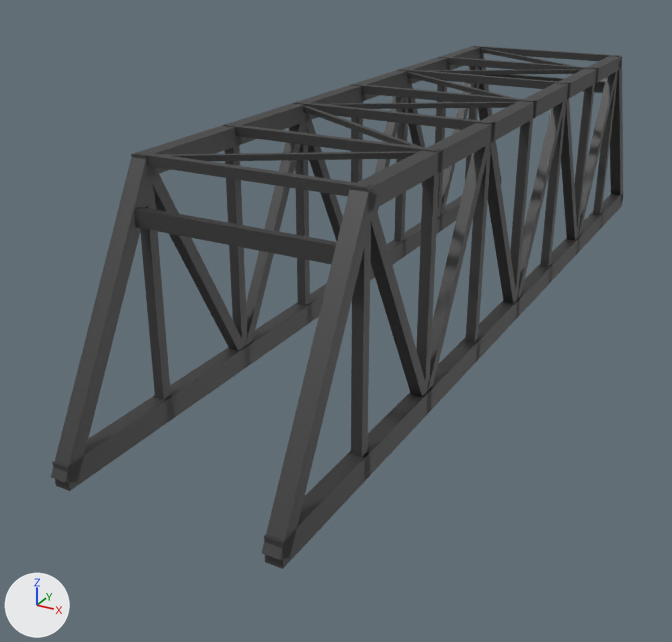
A saved change to the FBX model unity/Assets/Models/Paths/p413/1/span.fbx.
Camera for both pictures: a 50 mm lens placed at (15.9, -38.1, 16.5), pointed at (-3.0, -3.9, -0.6). Every picture has the same lights, and +X, +Y and +Z are marked at lower left. The older version comes first. Where no turn or scale is listed for an object, it has been applied to the vertices.

The first picture shows 'span'.
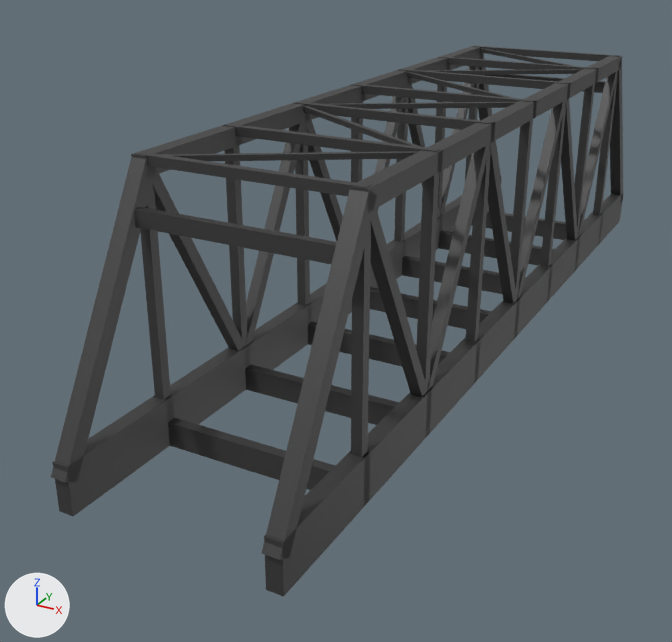
Location of each change, (x1, y1, x2, y2) in pixels of the pictures (672 x 642 px; the box of a moved part takes in the faces that stretch with it):
'span', reshaped: before (51, 46, 624, 569); after (51, 46, 624, 596)
part 1 of me_p413_1_span, added: after (168, 418, 335, 490)
part 2 of me_p413_1_span, added: after (245, 364, 400, 425)
part 3 of me_p413_1_span, added: after (308, 321, 450, 366)
part 4 of me_p413_1_span, added: after (370, 287, 492, 329)
part 5 of me_p413_1_span, added: after (402, 256, 526, 294)
part 6 of me_p413_1_span, added: after (438, 231, 555, 265)
part 7 of me_p413_1_span, added: after (471, 211, 567, 240)
part 8 of me_p413_1_span, moved or reshaped: before (52, 177, 624, 569); after (52, 177, 624, 596)

The change, as a list of edits to the scene's bpy script:
```text
Change me_p413_1_span:
    used by ob_span; location = (0.0, 0.0, 0.0)
    remove me_p413_1_span.from_pydata(...)  # 584 vertices, 438 faces; spans x -4.3..4.3, y -20.4..20.4, z -0.4..9.4
    add me_p413_1_span.from_pydata(...)  # 640 vertices, 480 faces; spans x -4.3..4.3, y -20.4..20.4, z -1.4..9.4
    me_p413_1_span part 1: a new loose piece, a box spanning x -4.2..4.2, y -15.2..-14.8, z -1.4..-0.42, in mat_path_paint (dark grey #4f4f4f)
    me_p413_1_span part 2: a new loose piece, a box spanning x -4.2..4.2, y -10.2..-9.8, z -1.4..-0.42, in mat_path_paint (dark grey #4f4f4f)
    me_p413_1_span part 3: a new loose piece, a box spanning x -4.2..4.2, y -5.2..-4.8, z -1.4..-0.42, in mat_path_paint (dark grey #4f4f4f)
    me_p413_1_span part 4: a new loose piece, a box spanning x -4.2..4.2, y -0.2..0.2, z -1.4..-0.42, in mat_path_paint (dark grey #4f4f4f)
    me_p413_1_span part 5: a new loose piece, a box spanning x -4.2..4.2, y 4.8..5.2, z -1.4..-0.42, in mat_path_paint (dark grey #4f4f4f)
    me_p413_1_span part 6: a new loose piece, a box spanning x -4.2..4.2, y 9.8..10.2, z -1.4..-0.42, in mat_path_paint (dark grey #4f4f4f)
    me_p413_1_span part 7: a new loose piece, a box spanning x -4.2..4.2, y 14.8..15.2, z -1.4..-0.42, in mat_path_paint (dark grey #4f4f4f)
    me_p413_1_span part 8
    64 vertices in x -4.3..4.3, y -20.2..20.2, z -0.4 move by (0.0, 0.0, -1.0)
```
